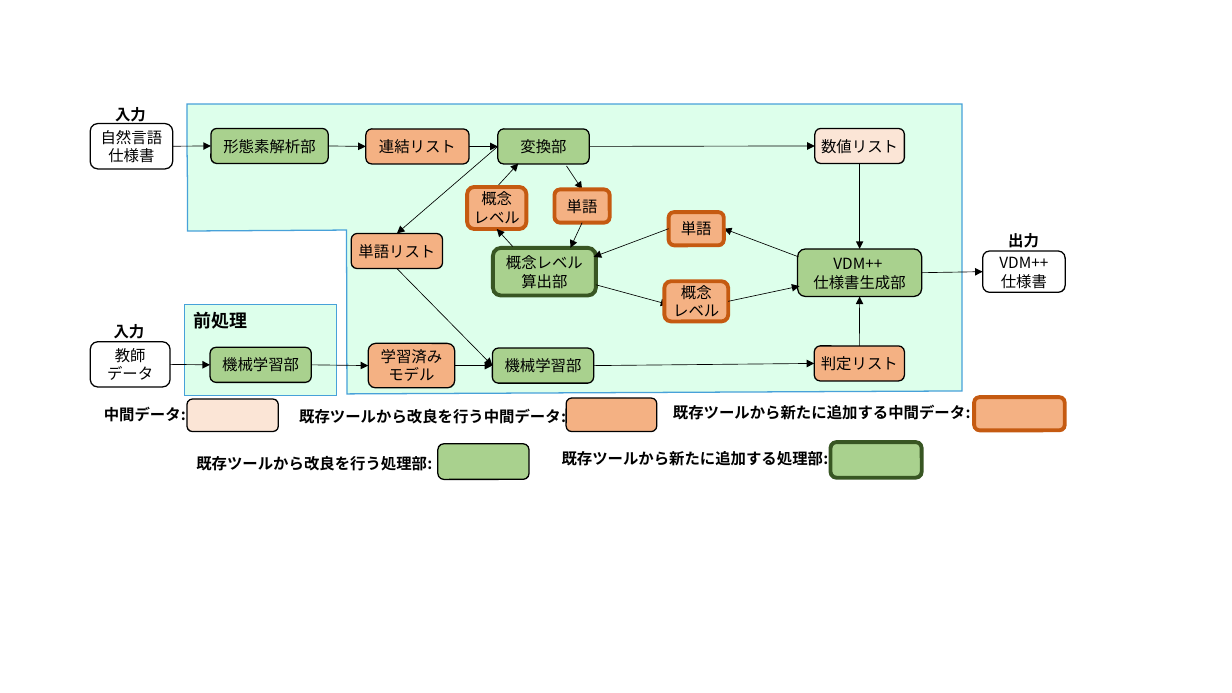
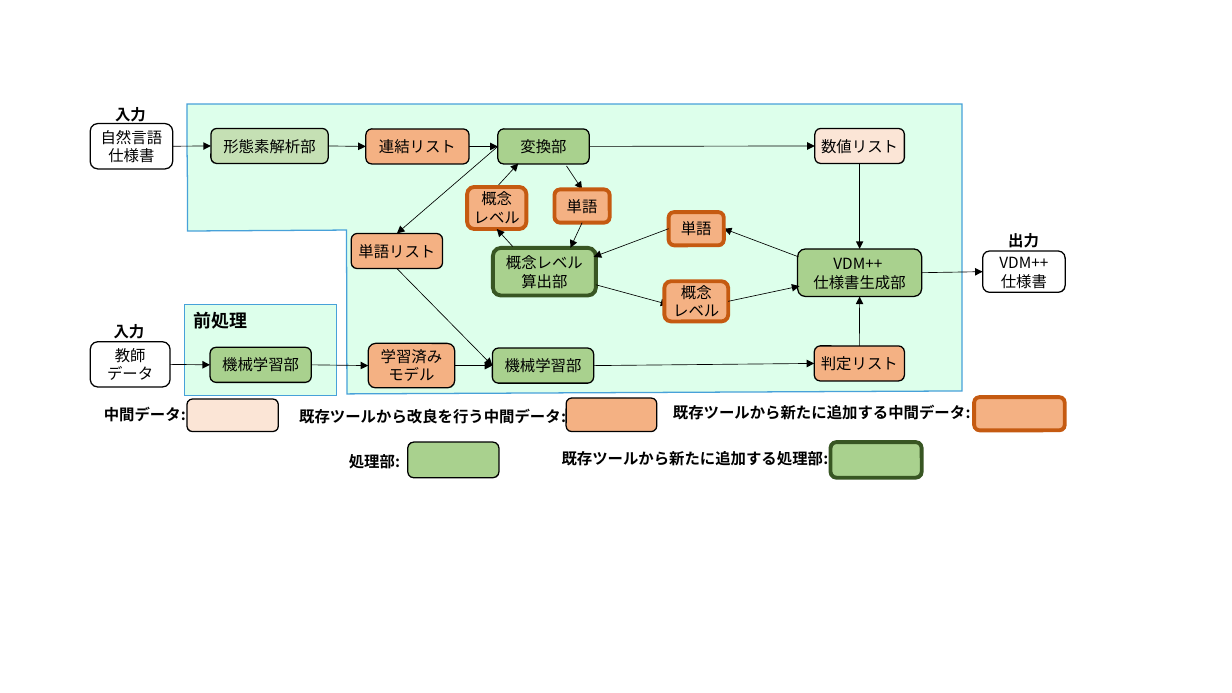
Before and after one commit to sugaken0528/masterPaper, a slide deck: slide 11 of image/sozai.pptx. Drawn at 1232x693 pixels with LibreOffice and Linux fonts; fonts in the diff are those of the drawing. Boxes give left, top, right and bottom in pixels: in the first picture for what was removed or moved away, otherwise in the second. Text is boxed around its words. In the diff, an @@ line names an element or a change of style, - is before the commit and + after.

```diff
--- a/image/sozai.pptx
+++ b/image/sozai.pptx
@@ rounded rectangle "形態素解析部" at <box>211,128,328,164</box>: fill #A9D18E to #C5E0B4 @@
@@ rounded rectangle: place and size @@
-rounded rectangle at <box>438,444,530,480</box>
+rounded rectangle at <box>408,442,499,478</box>
@@ text at <box>349,454,400,469</box>: text changed @@
-既存ツールから改良を行う処理部:
+処理部:
```
Also in this commit, not shown: 4 other slides changed, 16 other files.
